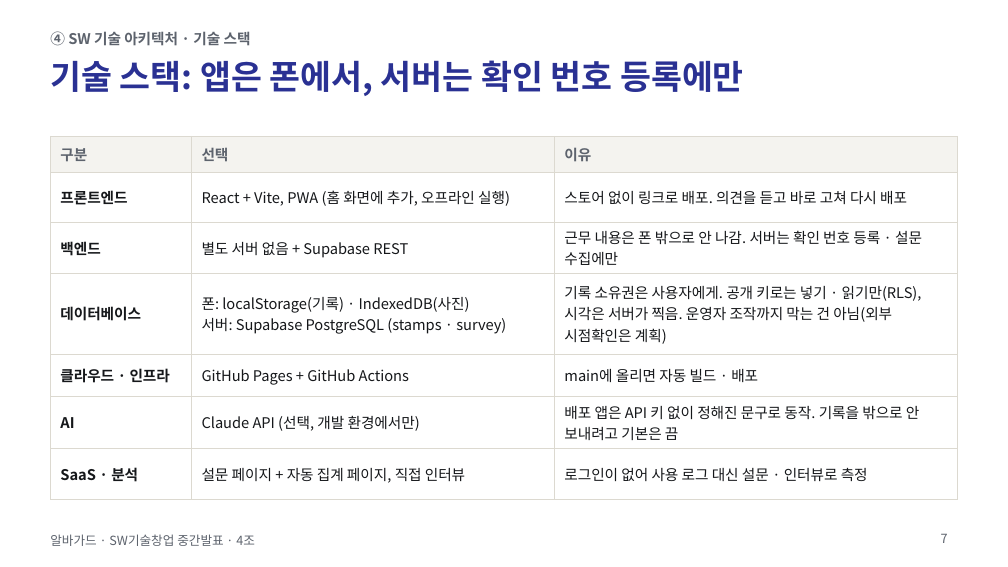
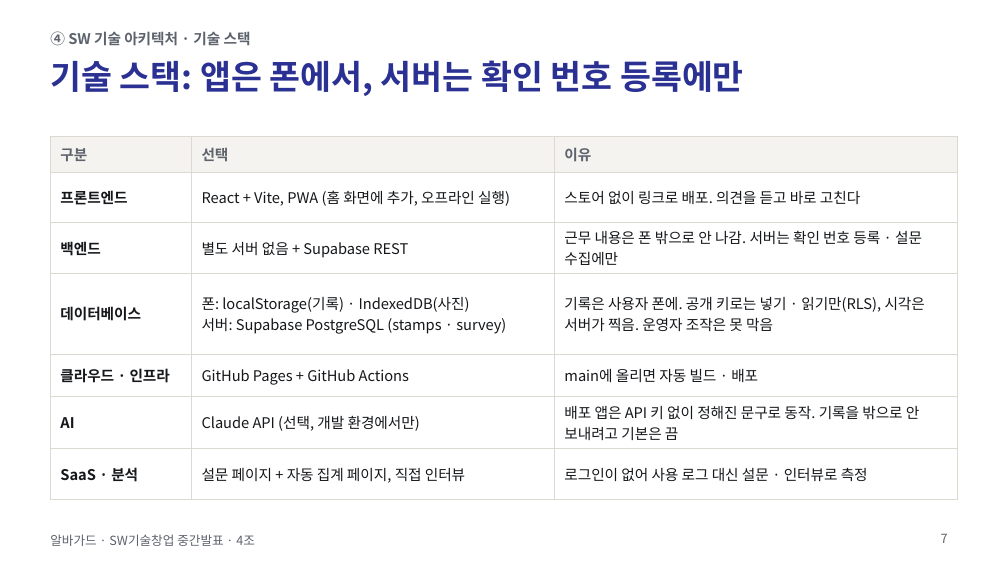
Before and after one commit to jihooni217/albaguard, a slide deck: slide 7 of docs/06_중간발표_PPT.pptx. Drawn at 1008x567 pixels with LibreOffice and Linux fonts; fonts in the diff are those of the drawing. Boxes give left, top, right and bottom in pixels: in the first picture for what was removed or moved away, otherwise in the second. Text is boxed around its words. In the diff, an @@ line names an element or a change of style, - is before the commit and + after.

```diff
--- a/docs/06_중간발표_PPT.pptx
+++ b/docs/06_중간발표_PPT.pptx
@@ table at [50, 136, 958, 487] @@
-row 2, column 3: 스토어 없이 링크로 배포. 의견을 듣고 바로 고쳐 다시 배포
+row 2, column 3: 스토어 없이 링크로 배포. 의견을 듣고 바로 고친다
-row 4, column 3: 기록 소유권은 사용자에게. 공개 키로는 넣기 · 읽기만(RLS), 시각은 서버가 찍음. 운영자 조작까지 막는 건 아님(외부 시점확인은 계획)
+row 4, column 3: 기록은 사용자 폰에. 공개 키로는 넣기 · 읽기만(RLS), 시각은 서버가 찍음. 운영자 조작은 못 막음
```
Also in this commit, not shown: 5 other slides changed, 1 other file.
